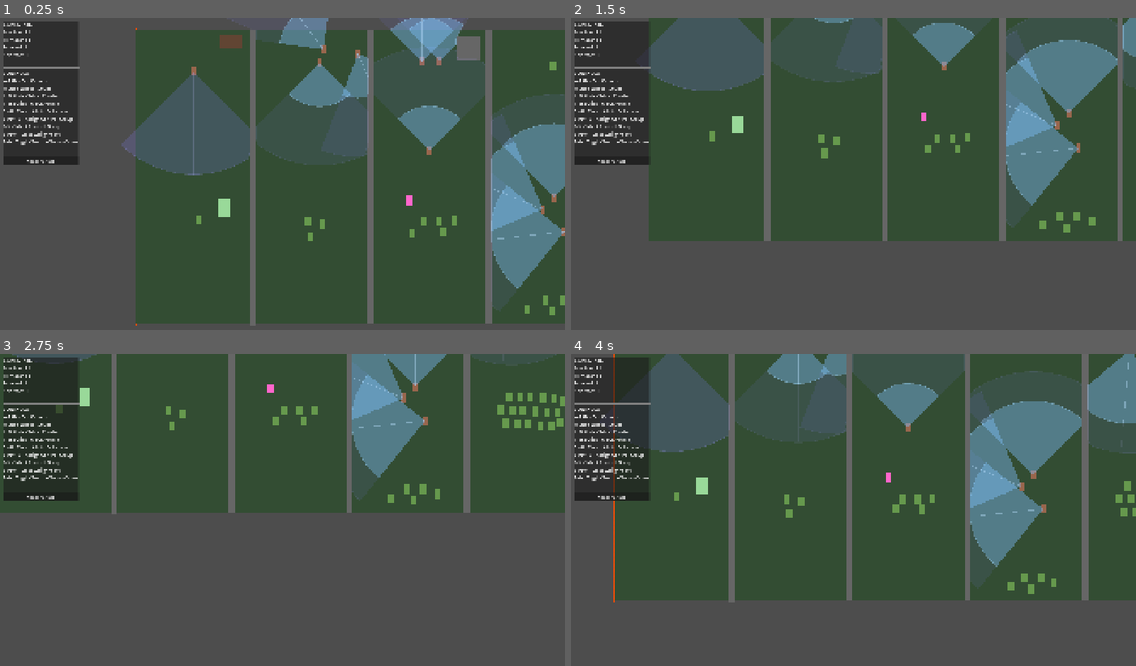
Above: before the commit, frames 1-4 (two rows, left to right).
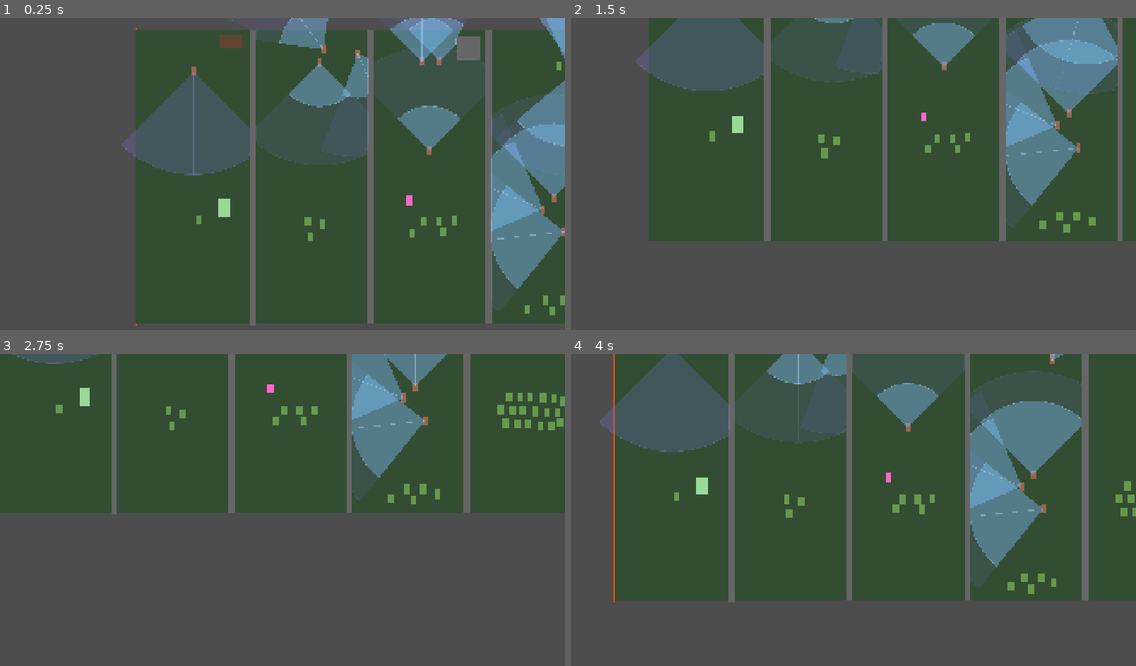
Above: after the commit, the same moments.

Repository: bengoodvach-draffin/dead-corps
Game: Godot game, scene res://scenes/sandbox_level_human_testing.tscn
The game is run twice, just before and just after one commit, with the same random seed, the same clock (stepped at 60 frames per second) and the same inputs. This scene is started directly instead of the project's main scene.
Inputs (mouse positions are in pixels of both pictures, inside the frame that each line leads up to):
- Up to frame 1 (0.25 s): no input
- Up to frame 2 (1.5 s): tap Enter at 0.5 s; move the mouse to (977, 161) at 0.52 s; hold Right 0.53-1.28 s; hold S (camera_down) 0.53-1.28 s; move the mouse to (740, 192) at 1.27 s; hold Down from 1.28 s (still down); tap A (camera_left) at 1.35 s
- Up to frame 3 (2.75 s): move the mouse to (339, 444) at 2.02 s; release Down at 2.03 s; hold Right from 2.03 s (still down); hold D (camera_right) from 2.03 s (still down)
- Up to frame 4 (4 s): move the mouse to (825, 575) at 2.77 s; release Right at 2.78 s; release D (camera_right) at 2.78 s; hold Up 2.78-3.53 s; tap W (camera_up) at 2.85 s; move the mouse to (1023, 559) at 3.52 s; hold Left from 3.53 s (still down); hold Right mouse button (command) from 3.53 s (still down)

The runs differ from the first frame. In frame 1, 7.3% of the frame differs, in the area x 0-100%, y 0-48%; in frame 2, 8.1%; in frame 3, 6.0%; in frame 4, 7.5%.

Commit message:
Added sound test
First sound effect added, gun cocking.

Diff:
--- a/scenes/human.tscn
+++ b/scenes/human.tscn
@@ -1,6 +1,7 @@
 [gd_scene format=3 uid="uid://brqxu82wy6h2r"]
 
 [ext_resource type="Script" uid="uid://c6kspbrhevmi4" path="res://scripts/human.gd" id="1_human"]
+[ext_resource type="AudioStream" path="res://audio/sfx/gun_cocking.wav" id="sfx_gun_cocking"]
 
 [sub_resource type="CircleShape2D" id="CircleShape2D_1"]
 radius = 12.0
@@ -44,3 +45,7 @@
 offset_bottom = -20.0
 value = 100.0
 show_percentage = false
+
+[node name="AimSoundPlayer" type="AudioStreamPlayer2D" parent="."]
+stream = ExtResource("sfx_gun_cocking")
+max_distance = 700.0
--- a/scenes/sandbox_level_human_testing.tscn
+++ b/scenes/sandbox_level_human_testing.tscn
@@ -207,7 +207,7 @@
 alignment_rate = 0.3
 
 [node name="Human12" parent="TestLevel/Humans" unique_id=1087255169 instance=ExtResource("6_qckbd")]
-position = Vector2(1252, -353)
+position = Vector2(988, -353)
 initial_state = 1
 defender_class = 4
 morale_max = 1000.0
@@ -221,7 +221,7 @@
 alignment_rate = 0.3
 
 [node name="Human13" parent="TestLevel/Humans" unique_id=1672202995 instance=ExtResource("6_qckbd")]
-position = Vector2(1322, -349)
+position = Vector2(988, -349)
 initial_state = 1
 defender_class = 4
 morale_max = 1000.0
@@ -235,7 +235,7 @@
 alignment_rate = 0.3
 
 [node name="Human14" parent="TestLevel/Humans" unique_id=1116798384 instance=ExtResource("6_qckbd")]
-position = Vector2(1391, -358)
+position = Vector2(988, -358)
 initial_state = 1
 defender_class = 4
 morale_max = 1000.0
@@ -378,6 +378,7 @@
 navigation_polygon = SubResource("NavigationPolygon_4viah")
 
 [node name="DebugOverlay" parent="." unique_id=468344591 instance=ExtResource("11_mdb3q")]
+visible = false
 
 [node name="EndGameOverlay" parent="." unique_id=2000451810 instance=ExtResource("12_jxsff")]
 visible = false
--- a/scripts/human.gd
+++ b/scripts/human.gd
@@ -321,6 +321,9 @@
 
 ## Reference to selection circle for targeting visual (selection_indicator is inherited from Unit)
 @onready var selection_circle: Line2D = $SelectionIndicator/SelectionCircle
+
+## Audio player for the gun cocking sound — fires when a zombie enters the vision cone
+@onready var _aim_sound: AudioStreamPlayer2D = $AimSoundPlayer
 
 ## Reference to the physics space for raycasting (line-of-sight checks)
 ## Cached for performance
@@ -1182,6 +1185,7 @@
 		if shoot_target:
 			_aim_timer = aim_time
 			_aim_paused = false
+			_aim_sound.play()
 			print("🎯 ", name, " acquired target: ", shoot_target.name, " (", int(position.distance_to(shoot_target.position)), "px)")
 
 
Not shown, added: audio/sfx/gun_cocking.wav.import
Not shown, added: .DS_Store
Not shown, added: audio/.DS_Store
Not shown, added: audio/sfx/gun_cocking.wav
